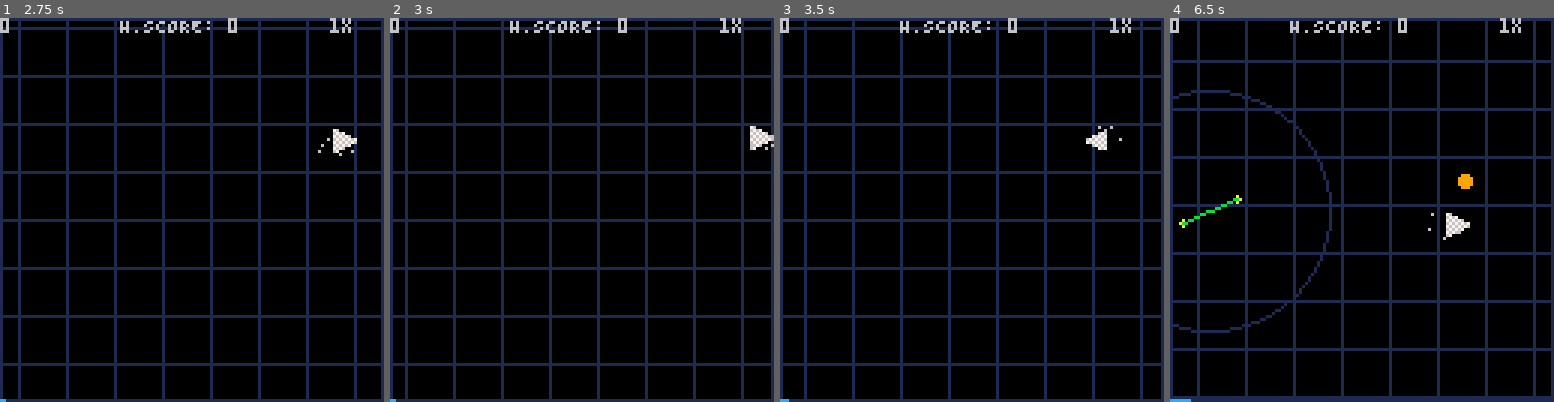
Above: before the commit, frames 1-4 (left to right).
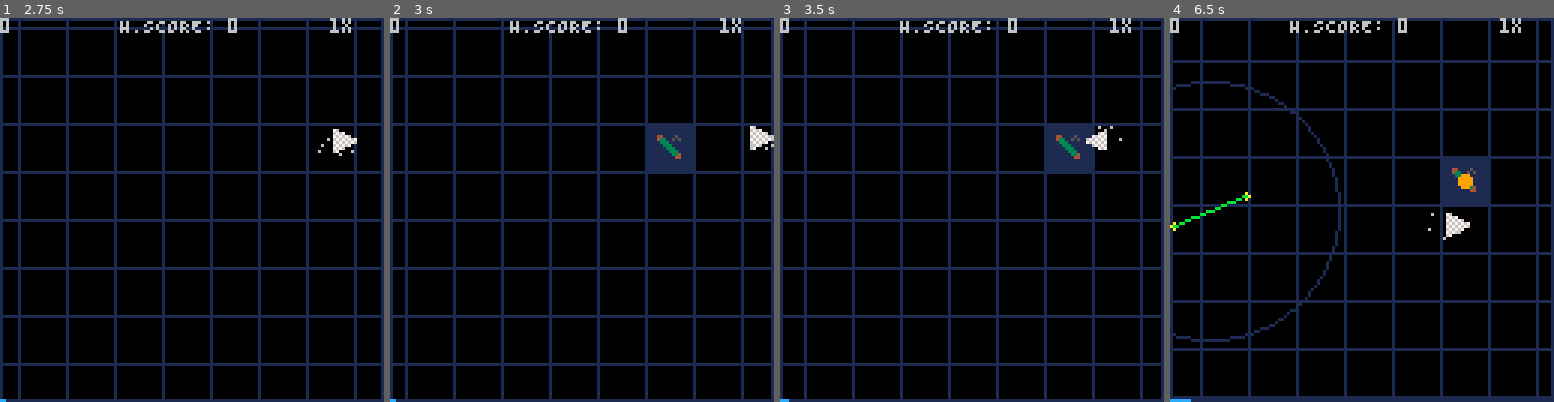
Above: after the commit, the same moments.

Repository: lucdubois/pico-8-pacifist
Game: PICO-8 cartridge the-pacifist.p8
The game is run twice, just before and just after one commit, with the same random seed, the same clock (stepped at 60 frames per second) and the same inputs.
Inputs:
- Up to frame 1 (2.75 s): tap O (Z key) at 0.7, 1.7, 2.1, 2.5 s; hold Right 1.6-2.1 s; hold Up 2.15-2.42 s; hold Right from 2.47 s (still down)
- Up to frame 2 (3 s): keep holding Right; tap O (Z key) at 2.9 s
- Up to frame 3 (3.5 s): release Right at 3.03 s; hold Left from 3.08 s (still down); tap O (Z key) at 3.3 s
- Up to frame 4 (6.5 s): release Left at 3.58 s; hold Down 3.63-3.97 s; tap O (Z key) every 0.4 s from 3.7 to 6.1 s; hold Right 4.02-4.68 s; hold Up 4.73-5.03 s; hold Left 5.08-5.68 s; hold Down 5.73-6.03 s; hold Right from 6.08 s (still down)

Frame 1 is identical in both runs. In frame 2, 1.4% of the frame differs, in the area x 67-79%, y 28-40%; in frame 3, 1.3%; in frame 4, 14%, in the area x 0-97%, y 0-99%.

Commit message:
début du système de powerups

Diff:
--- a/the-pacifist.p8
+++ b/the-pacifist.p8
@@ -2,6 +2,8 @@
 version 32
 __lua__
 
+xmod=0
+ymod=0
 offset = 0
 shaking = false
 shake_timer=10
@@ -17,6 +19,11 @@
 bombTimer=60
 bombScale = 1
 bombRechargeT=0
+justDied=0
+powerUps={
+    moreGates=0,
+    bigGates=0
+}
 
 function _init()
     save('@clip')
@@ -52,6 +59,11 @@
     bombTimer=60
     bombScale = 1
     bombRechargeT=0
+    powerUps={
+        moreGates=0,
+        bigGates=0
+    }
+    fieldpus = {}
 end
 
 function drawMessage()
@@ -89,7 +101,7 @@
 end
 
 function useBomb()
-    if (bombs > 0) then
+    if (bombs > 0 and justDied == 0) then
         bombInUse = true
         message='dimensional shift'
         messageTimer=60
@@ -114,7 +126,12 @@
 end
 
 function _update60() --called at 60fps
-
+        if justDied > 0 then
+            justDied -= 1
+        end
+
+        xmod = (p.x-60)/6
+        ymod = (p.y-60)/6
 
         p.dx*=p.friction
         p.dy*=p.friction
@@ -163,7 +180,14 @@
         if (btn(4)) then
             useBomb()
         end
-        if (p.dead == true and shake_timer == 0) then
+        if (p.dead == true and shake_timer == 0 and bombInUse == false) then
+            for i=1,40,1 do
+                local dx = rnd(2)-1+p.dx
+                local dy = rnd(2)-1+p.dy
+                local particle = Particle:new{x=p.x, y=p.y, dx = dx, dy = dy, color = 7, max_frames= 60}
+                add(particles, particle)
+            end
+            justDied = 20
             if lives>=2 then
                 newRound()
             else
@@ -209,37 +233,57 @@
             local en = MediumE:new{}
             spawnEnemy(en)
         end
-        if (gt > 30 and gt % 10 == 0) then
+        if (gt > 120 and gt % 8 == 0) then
             local en = FastE:new{}
             spawnEnemy(en)
-        end
-
-        if (gt % 5 == 0) then
+        elseif (gt > 30 and gt % 16 == 0) then
+            local en = FastE:new{}
+            spawnEnemy(en)
+        end
+
+        if gt % 2 == 0 then
+            local pu = BigGatesPU:new{}
+            pu:spawn()
+            add(fieldpus, pu)
+        end
+
+        if (gt % (5-powerUps.moreGates) == 0) then
             local gate = MovingGate:new{}
+            local bigGatesPU = powerUps.bigGates*2
+            printh(bigGatesPU, 'debug.txt')
             gate.angle = rnd(0.5)+0.5;
             local s = sin(gate.angle);
             gate.cx = rnd(116);
             gate.cy = rnd(116);
-            gate.x1 = gate.cx+(10*s);
-            gate.x2 = gate.cx+(-10*s);
-            gate.y1 = gate.cy+(10*(1-s));
-            gate.y2 = gate.cy+(-10*(1-s));
+            gate.x1 = gate.cx+((10+bigGatesPU)*s);
+            gate.x2 = gate.cx+((-10-bigGatesPU)*s);
+            gate.y1 = gate.cy+((10+bigGatesPU)*(1-s));
+            gate.y2 = gate.cy+((-10-bigGatesPU)*(1-s));
             gate.dx = rnd(gate.max_dx)
             gate.dy = rnd(gate.max_dy)
             gate.dangle = rnd(0.012)-0.006
             add(gates, gate)
         end
+
+        for pu in all(fieldpus) do
+            if (pu.x-xmod < p.x and 15+pu.x-xmod > p.x and pu.y-ymod < p.y and 15+pu.y-ymod > p.y) then
+                pu.catch()
+                del(fieldpus, pu)
+            end
+        end
+
         for gate in all(gates) do
+            local bigGatesPU = powerUps.bigGates*3
             gate.cx+=gate.dx
             gate.cy+=gate.dy
             gate.angle+=gate.dangle
             if (gate.angle>=1) then gate.angle-=1 end
             local gateSin = sin(gate.angle)
             local gateCos = cos(gate.angle)
-            gate.x1 = gate.cx+(10*gateSin);
-            gate.x2 = gate.cx+(-10*gateSin);
-            gate.y1 = gate.cy+(10*(gateCos));
-            gate.y2 = gate.cy+(-10*(gateCos));
+            gate.x1 = gate.cx+((10+bigGatesPU)*gateSin);
+            gate.x2 = gate.cx+((-10-bigGatesPU)*gateSin);
+            gate.y1 = gate.cy+((10+bigGatesPU)*gateCos);
+            gate.y2 = gate.cy+((-10-bigGatesPU)*gateCos);
 
             if (gate.cx>120 or gate.cx<0) then gate.dx*=-1 end
             if (gate.cy>120 or gate.cy<0) then gate.dy*=-1 end
@@ -251,7 +295,7 @@
                 local soundPlayed = false
                 local enemiesKilled = 0
                 for enemy in all(enemies) do
-                    if (getPointCircleCollision(enemy.x, enemy.y, gate.cx, gate.cy, 40) == true) then
+                    if (getPointCircleCollision(enemy.x, enemy.y, gate.cx, gate.cy, 40+(bigGatesPU)) == true) then
                         if soundPlayed == false then
                             sfx(1)
                             soundPlayed = true
@@ -278,16 +322,10 @@
         end
         for enemy in all(enemies) do
             enemy:move()
-            if (getPointCircleCollision(enemy.x, enemy.y, p.x, p.y, 2) == true) then
+            if (getPointCircleCollision(enemy.x, enemy.y, p.x, p.y, 2) == true and bombInUse == false) then
                 shaking = true
                 sfx(2)
-                for i=1,40,1 do
-                    local dx = rnd(4)-2
-                    local dy = rnd(4)-2
-                    local particle = Particle:new{x=p.x, y=p.y, dx = dx, dy = dy, color = 7, max_frames= 60}
-                    add(particles, particle)
-                    p.dead = true
-                end
+                p.dead = true
                 for enemy2 in all(enemies) do
                     enemy2:die()
                     del(enemies, enemy2)
@@ -353,117 +391,28 @@
     40,0, 6)
     print(''..multiplier..'x',
         110,0, 6)
+
+    for fieldpu in all(fieldpus) do
+        fieldpu:draw()
+    end
+    for gate in all(gates) do
+        circ(gate.cx, gate.cy, 40+(powerUps.bigGates*3), 1)
+    end
     for gate in all(gates) do
         circfill(gate.x1,gate.y1,1,10)
         circfill(gate.x2,gate.y2,1,10)
-        circ(gate.cx, gate.cy, 40, 1)
         line(gate.x1, gate.y1, gate.x2, gate.y2, 11)
     end
-    -- drawTriangle()
-    spr_r(lives-1, p.x-4, p.y-4, p.angle, 1, 1) -- draw the sprite using the values of our p object
+    spr_r(lives-1, p.x-4, p.y-4, p.angle, 1, 1)
     for enemy in all(enemies) do
 		enemy:draw()
-        -- print(''..dx,
-        -- 0,0, 6)
-        -- print(''..dy,
-        -- 60,0, 6)
     end
     for particle in all(particles) do
         rectfill(particle.x, particle.y, particle.x, particle.y, particle.color)
         particle.frames+=1
     end
-
+    drawBombBar()
     drawMessage()
-    -- if (bombInUse == true and bombTimer == 0) then
-    --     pal(0, 0)
-    --     pal(1, 1)
-    --     pal(2, 2)
-    --     pal(3, 3)
-    --     pal(4, 4)
-    --     pal(5, 5)
-    --     pal(6, 6)
-    --     pal(7, 7)
-    --     pal(8, 8)
-    --     pal(9, 9)
-    --     pal(10, 10)
-    --     pal(11, 11)
-    --     pal(12, 12)
-    --     pal(13, 13)
-    --     pal(14, 14)
-    --     pal(15, 15)
-    -- end
-    -- if (bombInUse == true and bombTimer > 27 and bombTimer <= 35) then
-    --     pal(0, 7)
-    --     pal(1, 7)
-    --     pal(2, 7)
-    --     pal(3, 7)
-    --     pal(4, 7)
-    --     pal(5, 7)
-    --     pal(6, 7)
-    --     pal(7, 7)
-    --     pal(8, 7)
-    --     pal(9, 7)
-    --     pal(10, 7)
-    --     pal(11, 7)
-    --     pal(12, 7)
-    --     pal(13, 7)
-    --     pal(14, 7)
-    --     pal(15, 7)
-    -- end
-    -- if (bombInUse == true and bombTimer > 20 and bombTimer <= 27) then
-    --     pal(0, 6)
-    --     pal(1, 7)
-    --     pal(2, 7)
-    --     pal(3, 7)
-    --     pal(4, 7)
-    --     pal(5, 7)
-    --     pal(6, 7)
-    --     pal(7, 7)
-    --     pal(8, 7)
-    --     pal(9, 7)
-    --     pal(10, 7)
-    --     pal(11, 7)
-    --     pal(12, 7)
-    --     pal(13, 7)
-    --     pal(14, 7)
-    --     pal(15, 7)
-    -- end
-    -- if (bombInUse == true and bombTimer > 10 and bombTimer <= 20) then
-    --     pal(0, 5)
-    --     pal(1, 6)
-    --     pal(2, 8)
-    --     pal(3, 1)
-    --     pal(4, 9)
-    --     pal(5, 7)
-    --     pal(6, 7)
-    --     pal(7, 7)
-    --     pal(8, 14)
-    --     pal(9, 15)
-    --     pal(10, 15)
-    --     pal(11, 7)
-    --     pal(12, 7)
-    --     pal(13, 7)
-    --     pal(14, 7)
-    --     pal(15, 7)
-    -- end
-    -- if (bombInUse == true and ((bombTimer > 0 and bombTimer <= 10) or bombTimer > 35)) then
-    --     pal(0, 1)
-    --     pal(1, 12)
-    --     pal(2, 8)
-    --     pal(3, 1)
-    --     pal(4, 9)
-    --     pal(5, 6)
-    --     pal(6, 6)
-    --     pal(7, 7)
-    --     pal(8, 14)
-    --     pal(9, 15)
-    --     pal(10, 15)
-    --     pal(11, 7)
-    --     pal(12, 7)
-    --     pal(13, 7)
-    --     pal(14, 7)
-    --     pal(15, 7)
-    -- end
 end
 
 function drawTriangle()
@@ -486,8 +435,6 @@
 function drawMatrix()
     rectfill(-20, -20, 148, 148, 0)
     local newMod = 0
-    local xmod = (p.x-60)/6
-    local ymod = (p.y-60)/6
     if (bombInUse == true) then
         --if (bombTimer < 40) then
         newMod = ((cos((bombTimer/120))*32)+32)/64
@@ -507,12 +454,10 @@
     for y=-64-ymod,192-ymod,16 do
         line(-64, y*bombScale, 192, y*bombScale, 1)
     end
-    local bombMeterW = ((5400-bombRechargeT)/5400)*127
     line(0, 0, 0, 127, 1)
     line(0, 0, 127, 0, 1)
     line(127, 127, 127, 0, 1)
     line(127, 127, 0, 127, 1)
-    line(0, 127, bombMeterW , 127, 12)
 end
 
 function screen_shake()
@@ -527,6 +472,12 @@
     if offset<0.05 then
       offset=0
     end
+end
+
+
+function drawBombBar()
+    local bombMeterW = ((5400-bombRechargeT)/5400)*127
+    line(0, 127, bombMeterW , 127, 12)
 end
 
 function tan(a) return sin(a)/cos(a) end
@@ -563,6 +514,18 @@
     frames = 0
 }
 
+PowerUp = {x=0,
+y=0,
+time=600
+}
+
+function PowerUp:new (o)
+    o = o or {}
+    setmetatable(o, self)
+    self.__index = self
+    return o
+end
+
 function Particle:new (o)
     o = o or {}
     setmetatable(o, self)
@@ -583,6 +546,14 @@
     self.__index = self
     return o
 end
+
+MoreGatesPU = PowerUp:new{
+    sprite=16
+}
+
+BigGatesPU = PowerUp:new{
+    sprite=17
+}
 
 Player = Shape:new{
     sprite = 0,
@@ -633,12 +604,30 @@
     crd=0.5
 }
 
+function PowerUp:spawn()
+    self.x = flr(rnd(8))*16
+    self.y = flr(rnd(8))*16
+end
+
+function PowerUp:draw()
+    rectfill(self.x-xmod, self.y-ymod, 15+self.x-xmod, 15+self.y-ymod, 1)
+    spr(self.sprite, 4+self.x-xmod, 4+self.y-ymod)
+end
+
+function MoreGatesPU:catch()
+    powerUps.moreGates+=1
+end
+
+function BigGatesPU:catch()
+    powerUps.bigGates+=1
+end
+
 function Shape:draw()
     circfill(self.x,self.y,2,self.color)
 end
 function FastE:draw()
     if (self.signaling == true) then
-        circ(self.x, self.y, self.cr, 1)
+        circ(self.x, self.y, self.cr, 7)
     end
     circfill(self.x,self.y,2,self.color)
 end
@@ -710,8 +699,8 @@
 function Shape:die()
     local this = self
     for i=1,20,1 do
-        local dx = rnd(6)-3
-        local dy = rnd(6)-3
+        local dx = rnd(6)-3+this.dx
+        local dy = rnd(6)-3+this.dy
         local particle = Particle:new{x=this.x, y=this.y, dx = dx, dy = dy, color = this.color, max_frames= 20}
         add(particles, particle)
     end
@@ -802,6 +791,7 @@
 enemies = {}
 gates = {}
 particles = {}
+fieldpus = {}
 
 
 
@@ -814,14 +804,14 @@
 d5d5d5006d6d6d0067676700d5d5d500000000000000000000000000000000000000000000000000000000000000000000000000000000000000000000000000
 5d5d0000d6d60000767600005d5d0000000000000000000000000000000000000000000000000000000000000000000000000000000000000000000000000000
 d50000006d00000067000000d5000000000000000000000000000000000000000000000000000000000000000000000000000000000000000000000000000000
-00000000000000000000000000000000000000000000000000000000000000000000000000000000000000000000000000000000000000000000000000000000
-00000000000000000000000000000000000000000000000000000000000000000000000000000000000000000000000000000000000000000000000000000000
-00000000000000000000000000000000000000000000000000000000000000000000000000000000000000000000000000000000000000000000000000000000
-00000000000000000000000000000000000000000000000000000000000000000000000000000000000000000000000000000000000000000000000000000000
-00000000000000000000000000000000000000000000000000000000000000000000000000000000000000000000000000000000000000000000000000000000
-00000000000000000000000000000000000000000000000000000000000000000000000000000000000000000000000000000000000000000000000000000000
-00000000000000000000000000000000000000000000000000000000000000000000000000000000000000000000000000000000000000000000000000000000
-00000000000000000000000000000000000000000000000000000000000000000000000000000000000000000000000000000000000000000000000000000000
+44000000440000500000000000000000000000000000000000000000000000000000000000000000000000000000000000000000000000000000000000000000
+43000050433005050000000000000000000000000000000000000000000000000000000000000000000000000000000000000000000000000000000000000000
+00300555033300000000000000000000000000000000000000000000000000000000000000000000000000000000000000000000000000000000000000000000
+00030050003330000000000000000000000000000000000000000000000000000000000000000000000000000000000000000000000000000000000000000000
+00003000000333000000000000000000000000000000000000000000000000000000000000000000000000000000000000000000000000000000000000000000
+00000300000033300000000000000000000000000000000000000000000000000000000000000000000000000000000000000000000000000000000000000000
+00000034000003340000000000000000000000000000000000000000000000000000000000000000000000000000000000000000000000000000000000000000
+00000044000000440000000000000000000000000000000000000000000000000000000000000000000000000000000000000000000000000000000000000000
 00000000000000000000000000000000000000000000000000000000000000000000000000000000000000000000000000000000000000000000000000000000
 00000000000000000000000000000000000000000000000000000000000000000000000000000000000000000000000000000000000000000000000000000000
 00000000000000000000000000000000000000000000000000000000000000000000000000000000000000000000000000000000000000000000000000000000
